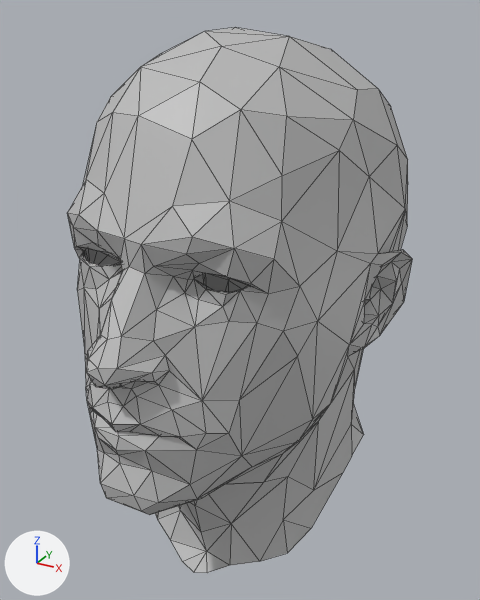
The Blender file hair_height.blend, before and after one commit.
One viewpoint serves both versions: a 50 mm camera at (0.169, -0.315, 0.121) aimed at (0.001, -0.009, -0.032). The axes (+X, +Y, +Z) are drawn at lower left. The lights are the same throughout. Mesh edges are drawn as thin lines.

Names of what the first picture shows: 'Head'.
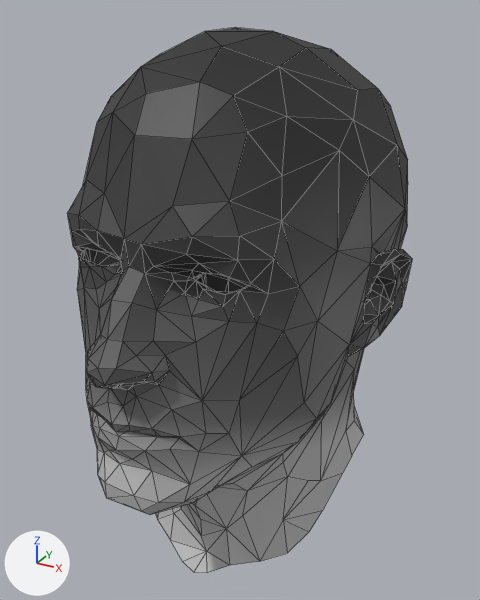
Where the change shows, as pixel boxes [x1, y1, x2, y2] in the pictures (480 x 600 px):
'Head', surface changed, modifiers changed: [68, 27, 412, 573] in both

The change in detail:
Picture 'Hair' (img_hair) is new.
In material 'Hair' (mat_hair), base_color is no longer (0.5, 0.5, 0.5), grey #bcbcbc.
In material 'Hair' (mat_hair), texture is now set to img_hair.
Object 'Head' (ob_head) has a DECIMATE modifier named 'Decimate'.
On modifier 'Decimate' of object 'Head' (ob_head), ratio goes from 0.08 to 0.1.
